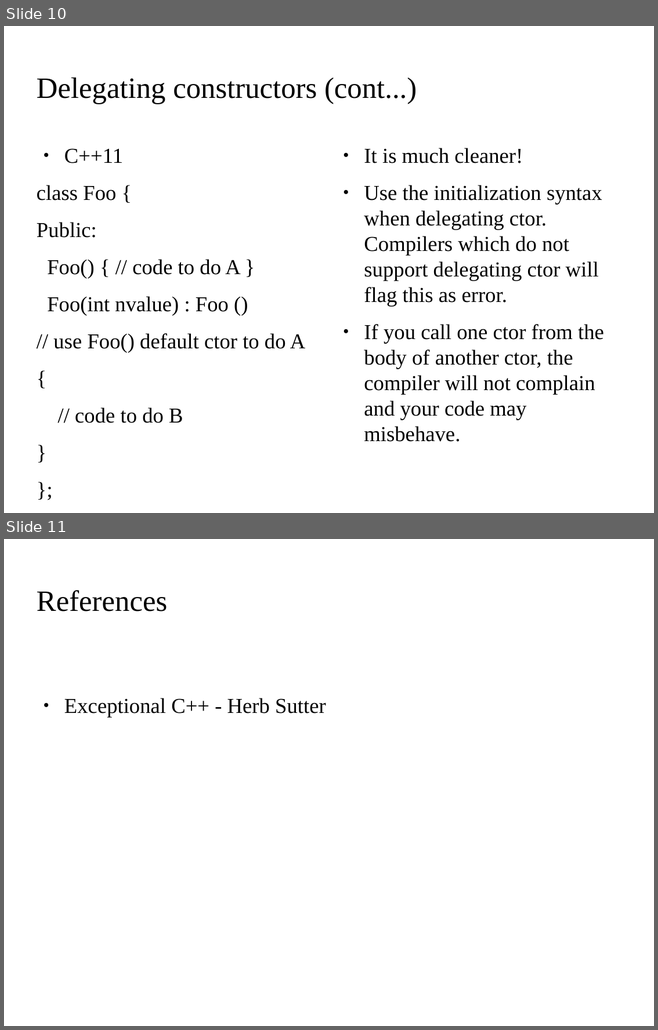
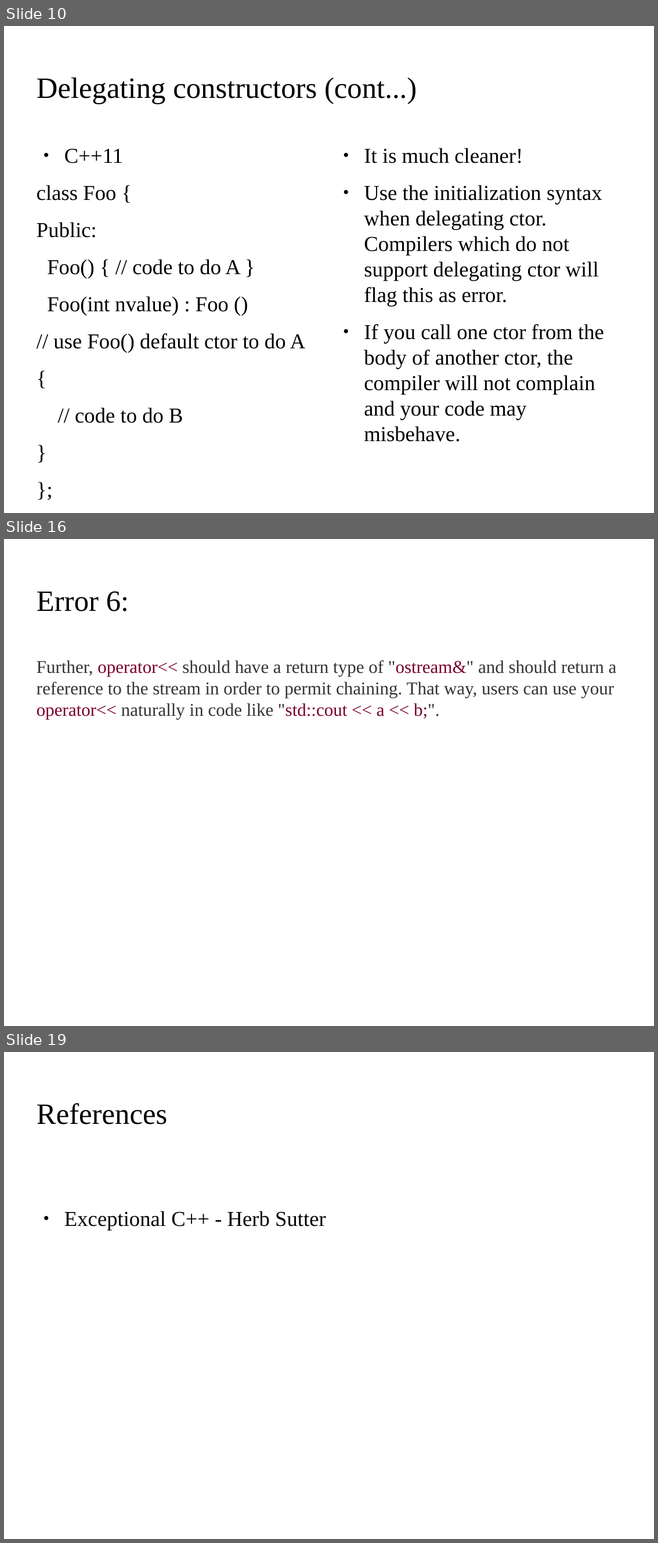
Before and after one commit to kks32/cpp-software-development, a slide deck: Ex11_Classes/Ex11_Classes.odp. Shown one above the other, each under a label of ours: slides 10 and 11 before the commit, slides 10, 16 and 19 after it; the slides between them are not shown. The pictures are 658x1030 and 658x1543 pixels, drawn with LibreOffice and Linux fonts; fonts in the diff are those of the drawing; background and template pictures are left out. Boxes give left, top, right and bottom in pixels: in the first picture for what was removed or moved away, otherwise in the second. Text is boxed around its words. In the diff, an @@ line names an element or a change of style, - is before the commit and + after.

```diff
--- a/Ex11_Classes/Ex11_Classes.odp
+++ b/Ex11_Classes/Ex11_Classes.odp
@@ slide 16 added at (4, 539, 654, 1026), background picture (left out) @@
@@ title added at (36, 591, 129, 611), 36 pt, text #000000 @@
+Error 6:
@@ text added at (36, 660, 616, 719), 22 pt, text #333333 @@
+Further, operator<< should have a return type of "ostream&" and should return a reference to the stream in order to permit chaining. That way, users can use your operator<< naturally in code like "std::cout << a << b;".
@@ what was slide 11 is now slide 19 @@
```
Also in this commit, not shown: 7 other slides added, 1 other file.
